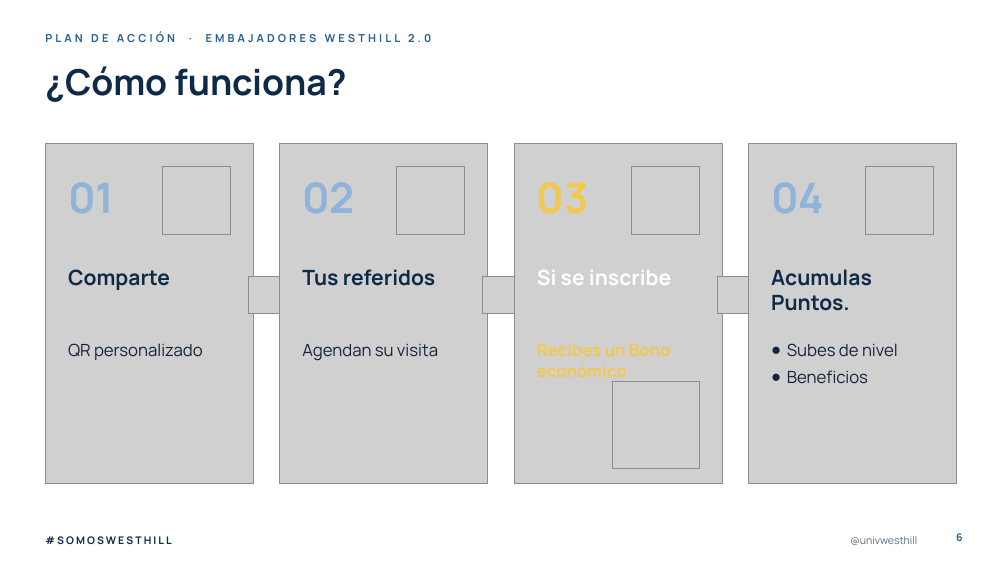
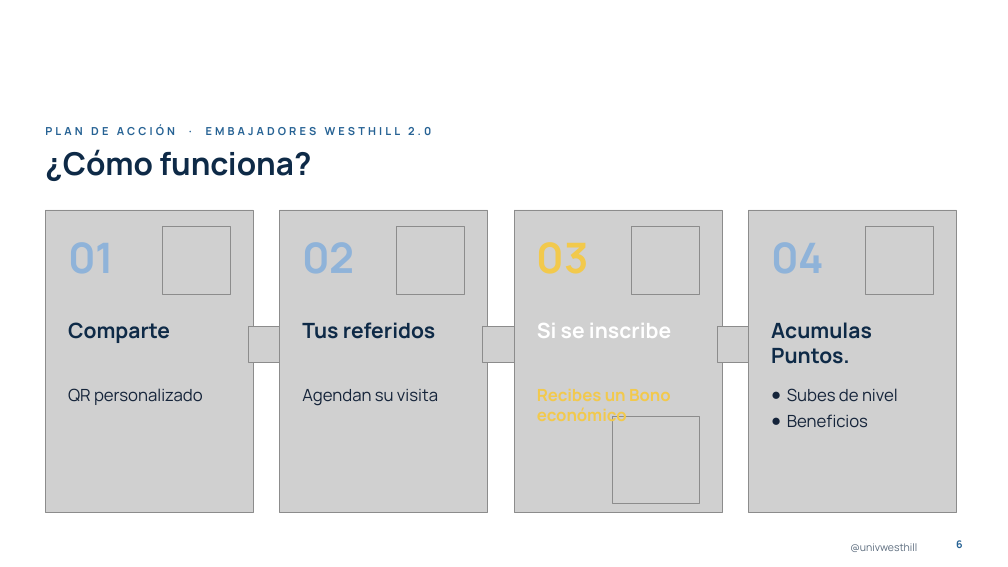
Before and after one commit to dnmcamiloedson-arch/EdUW, a slide deck: slide 6 of presentaciones/Plan_de_Accion_Embajadores_Westhill_2027.pptx. Drawn at 1008x567 pixels with LibreOffice and Linux fonts; fonts in the diff are those of the drawing; grey boxes stand for pictures; background and template pictures are left out. Boxes give left, top, right and bottom in pixels: in the first picture for what was removed or moved away, otherwise in the second. Text is boxed around its words. In the diff, an @@ line names an element or a change of style, - is before the commit and + after.

```diff
--- a/presentaciones/Plan_de_Accion_Embajadores_Westhill_2027.pptx
+++ b/presentaciones/Plan_de_Accion_Embajadores_Westhill_2027.pptx
@@ text added at (83, 12, 386, 44), 19 pt, text #FFFFFF, bold @@
+#SOMOSWESTHILL
@@ text "PLAN DE ACCIÓN · EMBAJADORES ...": place and size @@
-text "PLAN DE ACCIÓN · EMBAJADORES ..." at (45, 32, 431, 42)
+text "PLAN DE ACCIÓN · EMBAJADORES ..." at (45, 125, 431, 135)
@@ title "¿Cómo funciona?": place and size @@
-title "¿Cómo funciona?" at (45, 66, 346, 102)
+title "¿Cómo funciona?" at (45, 149, 311, 181)
@@ title "¿Cómo funciona?" at (45, 149, 311, 181): size 34 to 30 pt @@
@@ picture: place and size @@
-picture at (45, 144, 253, 484)
+picture at (45, 210, 253, 513)
@@ text "01": place and size @@
-text "01" at (68, 182, 114, 213)
+text "01" at (68, 242, 114, 273)
@@ picture: place and size @@
-picture at (280, 144, 488, 484)
+picture at (280, 210, 488, 513)
@@ text "02": place and size @@
-text "02" at (302, 182, 355, 213)
+text "02" at (302, 242, 355, 273)
@@ picture: place and size @@
-picture at (514, 144, 722, 484)
+picture at (514, 210, 722, 513)
@@ text "03": place and size @@
-text "03" at (537, 182, 589, 214)
+text "03" at (537, 242, 589, 274)
@@ picture: place and size @@
-picture at (749, 144, 957, 484)
+picture at (749, 210, 957, 513)
@@ text "04": place and size @@
-text "04" at (771, 182, 824, 213)
+text "04" at (771, 242, 824, 273)
@@ 4 pictures: place and size @@
-4 pictures at (163, 166, 934, 234)
+4 pictures at (163, 226, 934, 294)
@@ text "Comparte": place and size @@
-text "Comparte" at (68, 269, 170, 290)
+text "Comparte" at (68, 322, 170, 343)
@@ text "Tus referidos": place and size @@
-text "Tus referidos" at (302, 269, 435, 286)
+text "Tus referidos" at (302, 322, 435, 339)
@@ text "Si se inscribe": place and size @@
-text "Si se inscribe" at (537, 270, 671, 285)
+text "Si se inscribe" at (537, 323, 671, 338)
@@ 3 pictures: place and size @@
-3 pictures at (249, 277, 753, 313)
+3 pictures at (249, 327, 753, 363)
@@ text "Acumulas Puntos.": place and size @@
-text "Acumulas Puntos." at (771, 269, 872, 311)
+text "Acumulas Puntos." at (771, 322, 872, 364)
@@ text "QR personalizado": place and size @@
-text "QR personalizado" at (68, 343, 203, 360)
+text "QR personalizado" at (68, 388, 203, 405)
@@ text "Agendan su visita": place and size @@
-text "Agendan su visita" at (302, 344, 438, 361)
+text "Agendan su visita" at (302, 389, 438, 406)
@@ text "Recibes un Bono económico": place and size @@
-text "Recibes un Bono económico" at (537, 344, 671, 382)
+text "Recibes un Bono económico" at (537, 389, 671, 427)
@@ text "Subes de nivel": place and size @@
-text "Subes de nivel" at (787, 343, 898, 384)
+text "Subes de nivel" at (787, 388, 898, 428)
@@ picture: place and size @@
-picture at (613, 382, 699, 469)
+picture at (613, 417, 699, 504)
@@ text removed at (45, 536, 171, 544) @@
-#SOMOSWESTHILL
@@ text "@univwesthill": place and size @@
-text "@univwesthill" at (850, 536, 917, 545)
+text "@univwesthill" at (850, 543, 917, 552)
@@ page number: place and size @@
-page number at (956, 533, 963, 541)
+page number at (956, 540, 963, 548)
```
Also in this commit, not shown: 15 other slides changed.
